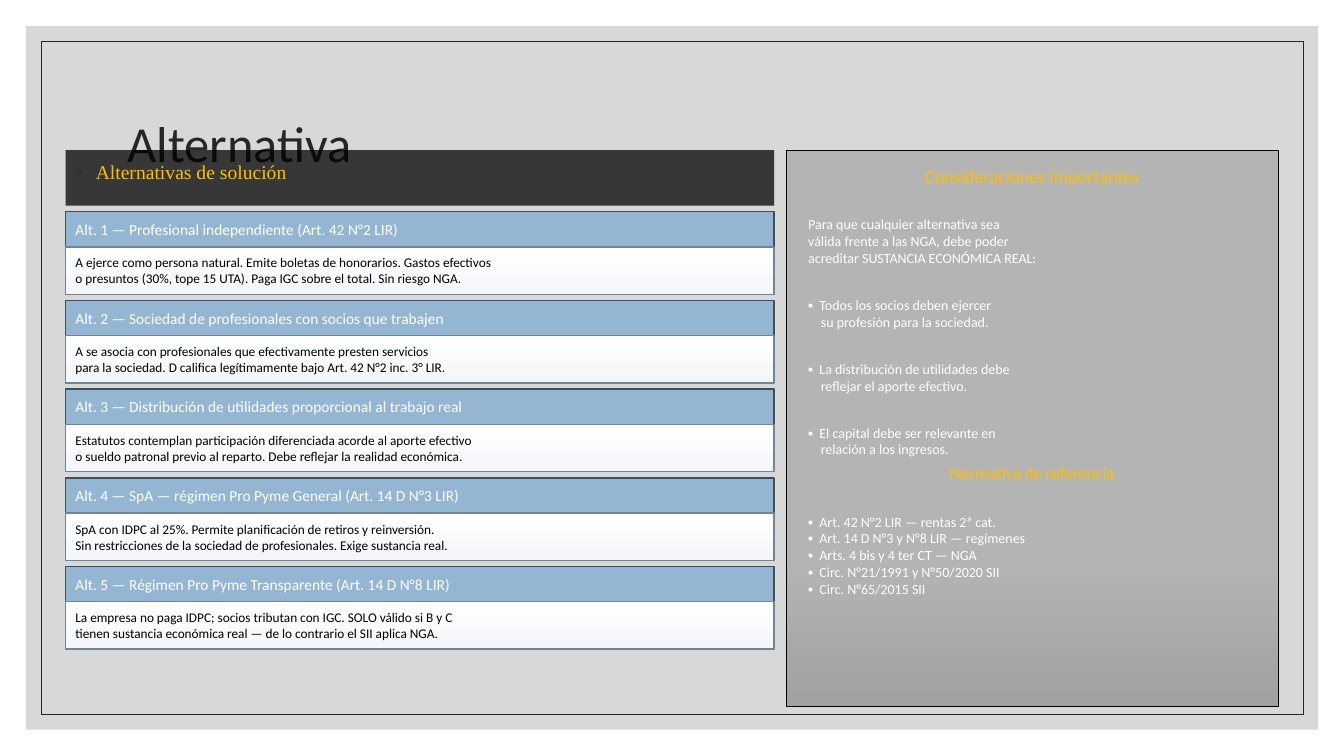
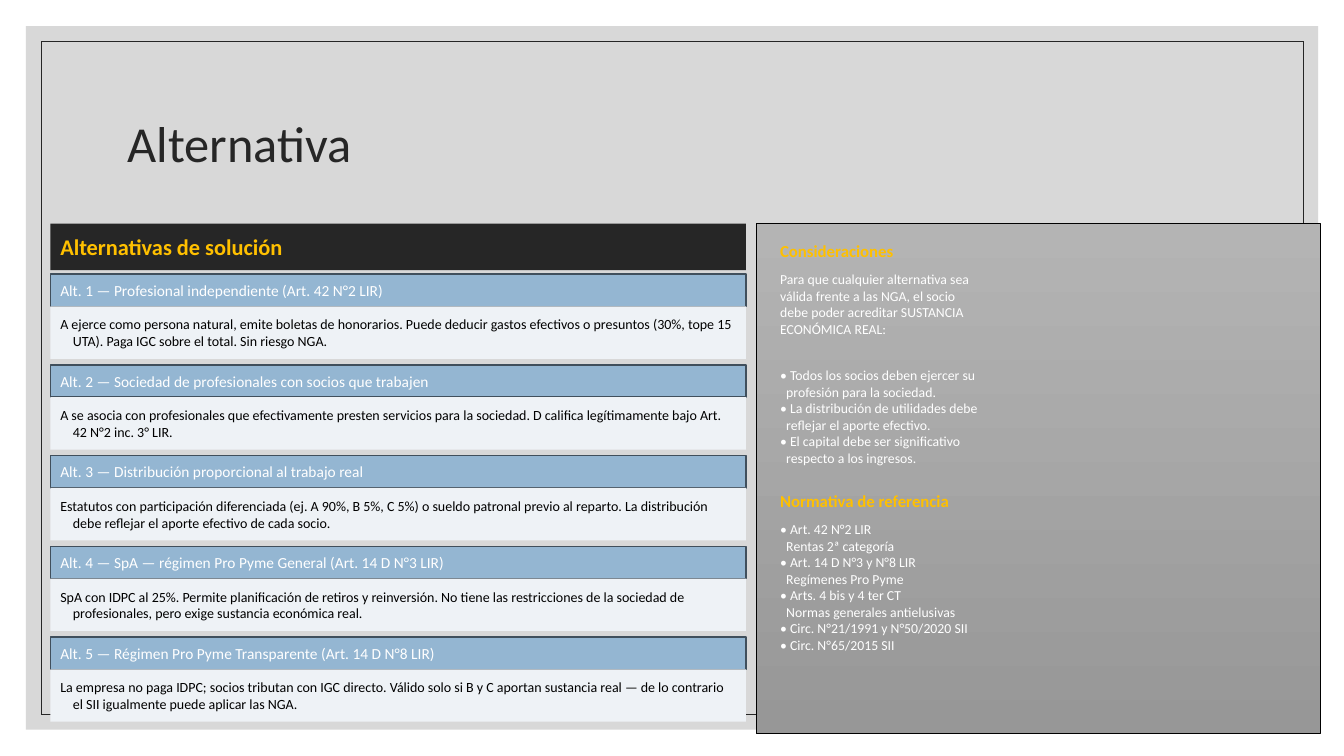
Before and after one commit to nicolasmuozv/Prueba, a slide deck: slide 7 of Caso86_Presentacion.pptx. Drawn at 1344x756 pixels with LibreOffice and Linux fonts; fonts in the diff are those of the drawing. Boxes give left, top, right and bottom in pixels: in the first picture for what was removed or moved away, otherwise in the second. Text is boxed around its words. In the diff, an @@ line names an element or a change of style, - is before the commit and + after.

```diff
--- a/Caso86_Presentacion.pptx
+++ b/Caso86_Presentacion.pptx
@@ text removed at bbox=[925, 170, 1139, 186] @@
-Consideraciones importantes
@@ rectangle "Alternativas de solución": place and size @@
-rectangle "Alternativas de solución" at bbox=[66, 150, 774, 206]
+rectangle "Alternativas de solución" at bbox=[50, 224, 746, 270]
@@ rectangle "Alternativas de solución" at bbox=[50, 224, 746, 270]: size 14 to 16 pt, font Times New Roman to Calibri, bold on; bullet ◦ to none; line spacing 1.2 to 1; less space between paragraphs; vertical alignment top to middle; text to rectangle; fill #000000 at 74% opacity to #000000 at 82% opacity @@
@@ rectangle: place and size @@
-rectangle at bbox=[786, 150, 1278, 707]
+rectangle at bbox=[756, 224, 1321, 734]
@@ rectangle at bbox=[756, 224, 1321, 734]: fill gradient #B4B4B4 to #A2A2A2 to #979797 to gradient #B4B4B4 to #979797 @@
@@ text "Consideraciones": place and size @@
-text "Consideraciones" at bbox=[808, 219, 1036, 454]
+text "Consideraciones" at bbox=[780, 245, 977, 465]
@@ text at bbox=[780, 245, 893, 257]: paragraph added @@
+Consideraciones
@@ rectangle "Alt. 1 — Profesional independiente ...": place and size @@
-rectangle "Alt. 1 — Profesional independiente ..." at bbox=[66, 212, 774, 247]
+rectangle "Alt. 1 — Profesional independiente ..." at bbox=[50, 274, 746, 307]
@@ text at bbox=[780, 291, 977, 413]: text changed; size 10 to 9.8 pt @@
-válida frente a las NGA, debe poder
-acreditar SUSTANCIA ECONÓMICA REAL:
-▪ Todos los socios deben ejercer
-su profesión para la sociedad.
-▪ La distribución de utilidades debe
+válida frente a las NGA, el socio
+debe poder acreditar SUSTANCIA
+ECONÓMICA REAL:
+• Todos los socios deben ejercer su
+profesión para la sociedad.
+• La distribución de utilidades debe
@@ text at bbox=[780, 275, 969, 432]: size 10 to 9.8 pt in "Para que cualquier alternativa sea", "reflejar el aporte efectivo." @@
@@ rectangle "A ejerce como persona natural, ...": place and size @@
-rectangle "A ejerce como persona natural, ..." at bbox=[66, 247, 774, 294]
+rectangle "A ejerce como persona natural, ..." at bbox=[50, 307, 746, 359]
@@ text in rectangle at bbox=[60, 319, 731, 349]: text changed; size 9.5 to 10 pt @@
-A ejerce como persona natural. Emite boletas de honorarios. Gastos efectivos
-o presuntos (30%, tope 15 UTA). Paga IGC sobre el total. Sin riesgo NGA.
+A ejerce como persona natural, emite boletas de honorarios. Puede deducir gastos efectivos o presuntos (30%, tope 15 UTA). Paga IGC sobre el total. Sin riesgo NGA.
@@ rectangle "Alt. 2 — Sociedad de ...": place and size @@
-rectangle "Alt. 2 — Sociedad de ..." at bbox=[66, 300, 774, 336]
+rectangle "Alt. 2 — Sociedad de ..." at bbox=[50, 365, 746, 397]
@@ rectangle "A se asocia con profesionales ...": place and size @@
-rectangle "A se asocia con profesionales ..." at bbox=[66, 336, 774, 383]
+rectangle "A se asocia con profesionales ..." at bbox=[50, 397, 746, 450]
@@ text in rectangle at bbox=[60, 410, 721, 437]: text changed; size 9.5 to 10 pt @@
-A se asocia con profesionales que efectivamente presten servicios
-para la sociedad. D califica legítimamente bajo Art. 42 N°2 inc. 3° LIR.
+A se asocia con profesionales que efectivamente presten servicios para la sociedad. D califica legítimamente bajo Art. 42 N°2 inc. 3° LIR.
@@ text at bbox=[786, 436, 960, 465]: text changed; size 10 to 9.8 pt @@
-▪ El capital debe ser relevante en
-relación a los ingresos.
+• El capital debe ser significativo
+respecto a los ingresos.
@@ rectangle "Alt. 3 — Distribución proporcional ...": place and size @@
-rectangle "Alt. 3 — Distribución proporcional ..." at bbox=[66, 389, 774, 424]
+rectangle "Alt. 3 — Distribución proporcional ..." at bbox=[50, 456, 746, 488]
@@ text in rectangle at bbox=[60, 466, 363, 480]: text changed @@
-Alt. 3 — Distribución de utilidades proporcional al trabajo real
+Alt. 3 — Distribución proporcional al trabajo real
@@ text removed at bbox=[950, 467, 1115, 479] @@
-Normativa de referencia
@@ fill gradient #FFFFFF to #F4F7FA to #F3F7F9 to #EEF3F7; outline #6D879B 1 pt to none in 5 elements at bbox=[50, 397, 746, 450], bbox=[50, 307, 746, 359], bbox=[50, 579, 746, 631], bbox=[50, 669, 746, 722], bbox=[50, 488, 746, 540] @@
@@ rectangle "Estatutos con participación diferenciada (ej. ...": place and size @@
-rectangle "Estatutos con participación diferenciada (ej. ..." at bbox=[66, 424, 774, 472]
+rectangle "Estatutos con participación diferenciada (ej. ..." at bbox=[50, 488, 746, 540]
@@ text in rectangle at bbox=[60, 501, 708, 531]: text changed; size 9.5 to 10 pt @@
-Estatutos contemplan participación diferenciada acorde al aporte efectivo
-o sueldo patronal previo al reparto. Debe reflejar la realidad económica.
+Estatutos con participación diferenciada (ej. A 90%, B 5%, C 5%) o sueldo patronal previo al reparto. La distribución debe reflejar el aporte efectivo de cada socio.
@@ text at bbox=[780, 495, 968, 651]: text changed; size 10 to 9.8 pt @@
-▪ Art. 42 N°2 LIR — rentas 2ª cat.
-▪ Art. 14 D N°3 y N°8 LIR — regímenes
-▪ Arts. 4 bis y 4 ter CT — NGA
-▪ Circ. N°21/1991 y N°50/2020 SII
-▪ Circ. N°65/2015 SII
+Normativa de referencia
+• Art. 42 N°2 LIR
+Rentas 2ª categoría
+• Art. 14 D N°3 y N°8 LIR
+Regímenes Pro Pyme
+• Arts. 4 bis y 4 ter CT
+Normas generales antielusivas
+• Circ. N°21/1991 y N°50/2020 SII
+• Circ. N°65/2015 SII
@@ rectangle "Alt. 4 — SpA — ...": place and size @@
-rectangle "Alt. 4 — SpA — ..." at bbox=[66, 478, 774, 513]
+rectangle "Alt. 4 — SpA — ..." at bbox=[50, 546, 746, 579]
@@ rectangle "SpA con IDPC al 25%. ...": place and size @@
-rectangle "SpA con IDPC al 25%. ..." at bbox=[66, 513, 774, 561]
+rectangle "SpA con IDPC al 25%. ..." at bbox=[50, 579, 746, 631]
@@ text in rectangle at bbox=[60, 592, 684, 621]: text changed; size 9.5 to 10 pt @@
-SpA con IDPC al 25%. Permite planificación de retiros y reinversión.
-Sin restricciones de la sociedad de profesionales. Exige sustancia real.
+SpA con IDPC al 25%. Permite planificación de retiros y reinversión. No tiene las restricciones de la sociedad de profesionales, pero exige sustancia económica real.
@@ rectangle "Alt. 5 — Régimen Pro ...": place and size @@
-rectangle "Alt. 5 — Régimen Pro ..." at bbox=[66, 567, 774, 602]
+rectangle "Alt. 5 — Régimen Pro ..." at bbox=[50, 637, 746, 669]
@@ rectangle "La empresa no paga IDPC; ...": place and size @@
-rectangle "La empresa no paga IDPC; ..." at bbox=[66, 602, 774, 649]
+rectangle "La empresa no paga IDPC; ..." at bbox=[50, 669, 746, 722]
@@ text in rectangle at bbox=[60, 682, 724, 712]: text changed; size 9.5 to 10 pt @@
-La empresa no paga IDPC; socios tributan con IGC. SOLO válido si B y C
-tienen sustancia económica real — de lo contrario el SII aplica NGA.
+La empresa no paga IDPC; socios tributan con IGC directo. Válido solo si B y C aportan sustancia real — de lo contrario el SII igualmente puede aplicar las NGA.
```
Also in this commit, not shown: 1 other slide changed, 1 other file.
